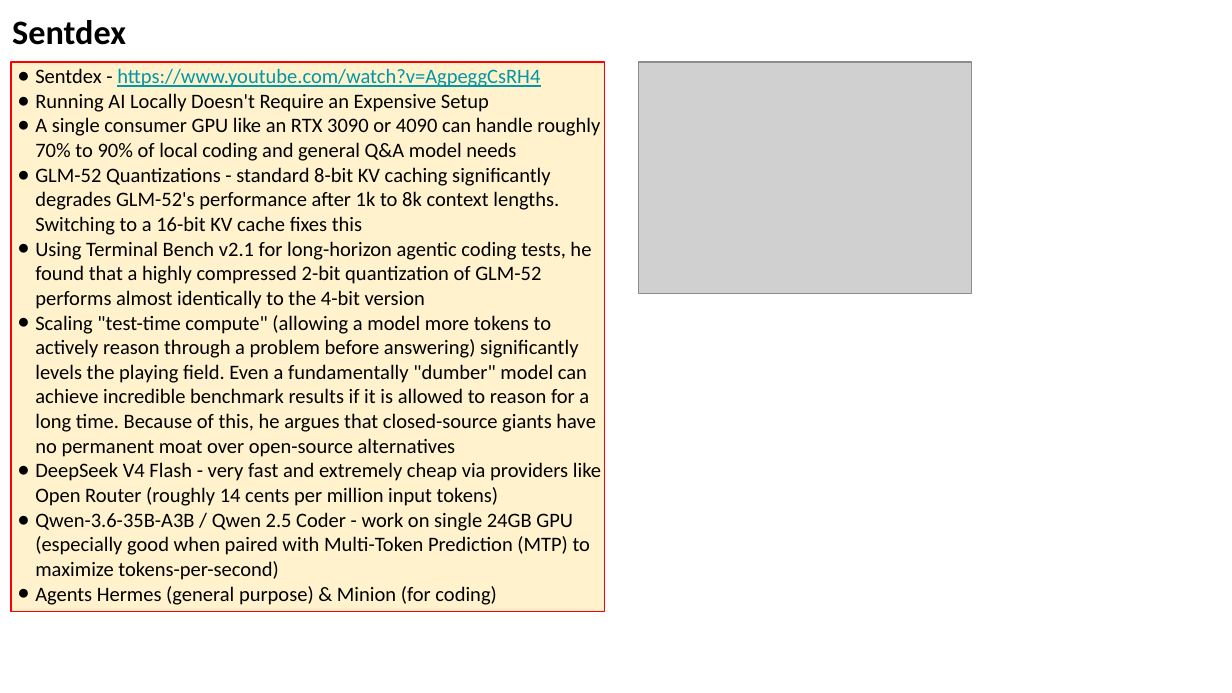
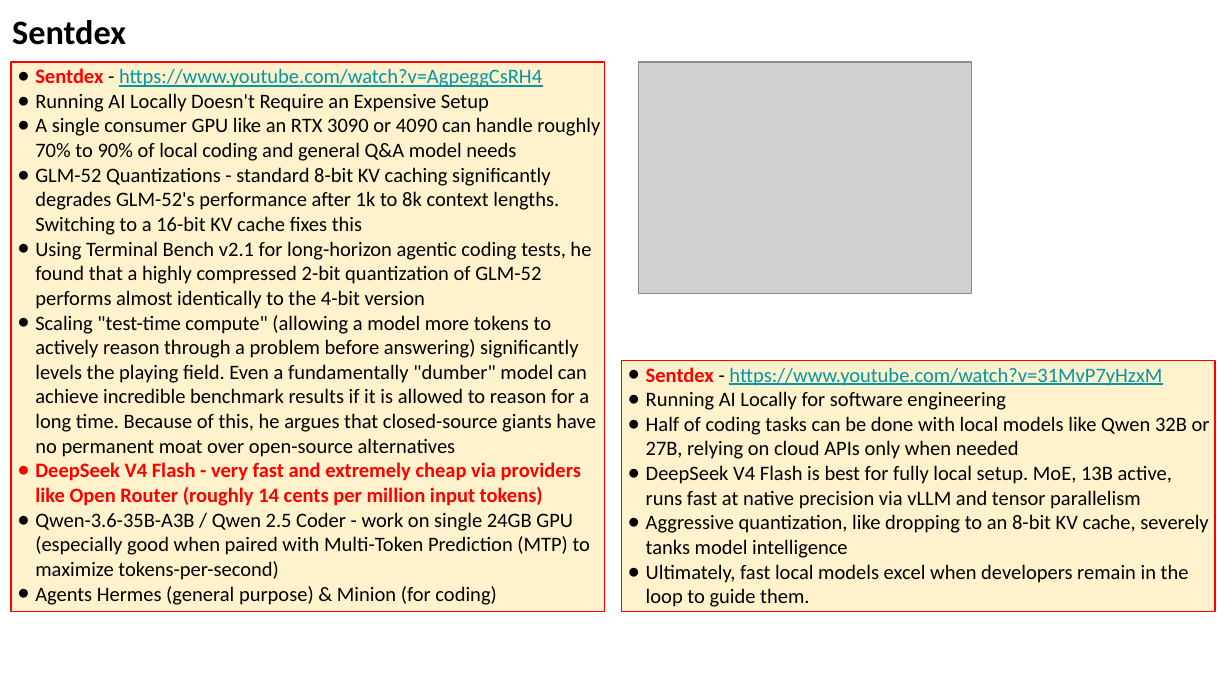
Before and after one commit to lselector/seminar, a slide deck: slide 11 of 2026/2026-07-10-AI-Updates.pptx (slide 6 before the commit). Drawn at 1232x693 pixels with LibreOffice and Linux fonts; fonts in the diff are those of the drawing; grey boxes stand for pictures. Boxes give left, top, right and bottom in pixels: in the first picture for what was removed or moved away, otherwise in the second. Text is boxed around its words. In the diff, an @@ line names an element or a change of style, - is before the commit and + after.

```diff
--- a/2026/2026-07-10-AI-Updates.pptx
+++ b/2026/2026-07-10-AI-Updates.pptx
@@ text in rectangle at bbox=[35, 68, 581, 506]: text colour #000000 to #FF0000, bold on in "Sentdex", "DeepSeek V4 Flash - very fast and ..."; bullet colour #000000 to #FF0000 @@
@@ rectangle added at bbox=[621, 360, 1215, 611], fill #FFF2CC, outline #FF0000 0.75 pt, 12 pt, text #000000 @@
+● Sentdex - https://www.youtube.com/watch?v=31MvP7yHzxM
+● Running AI Locally for software engineering
+● Half of coding tasks can be done with local models like Qwen 32B or 27B, relying on cloud APIs only when needed
+● DeepSeek V4 Flash is best for fully local setup. MoE, 13B active, runs fast at native precision via vLLM and tensor parallelism
+● Aggressive quantization, like dropping to an 8-bit KV cache, severely tanks model intelligence
+● Ultimately, fast local models excel when developers remain in the loop to guide them.
```
Also in this commit, not shown: 10 other slides changed, 11 slides added.
